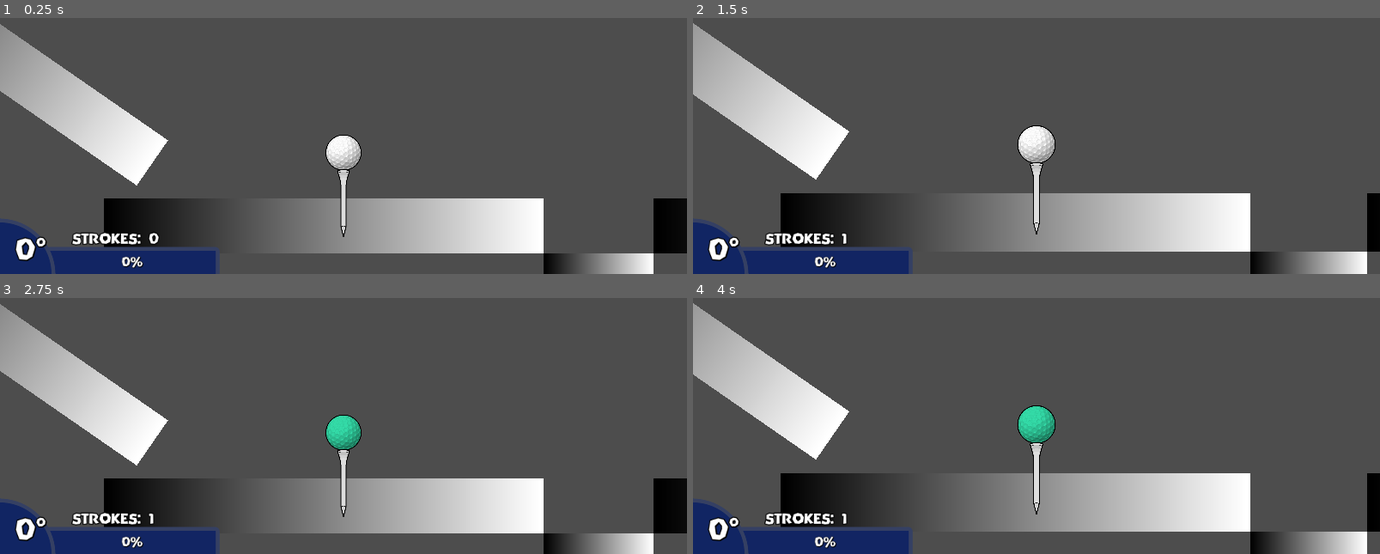
Above: before the commit, frames 1-4 (two rows, left to right).
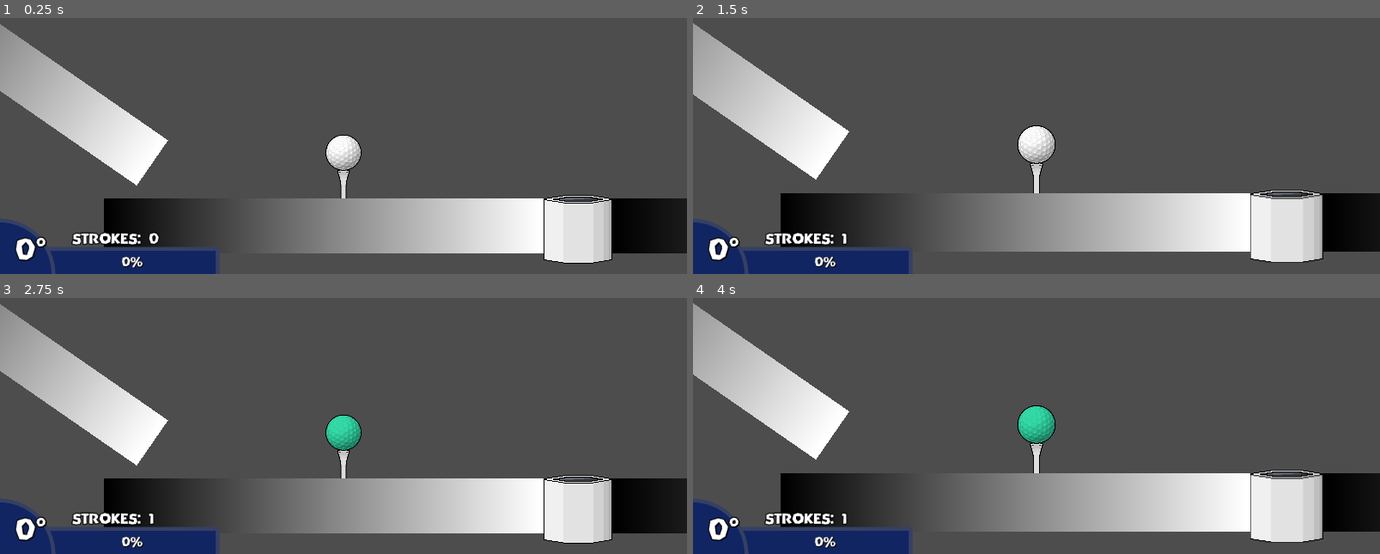
Above: after the commit, the same moments.

Repository: leafcabral/leafs-arcade
Game: Godot game, scene res://main/game_root.tscn
Two runs of this game, one before a commit and one after it. Both use one fixed random seed, a clock stepped at 60 frames per second and the inputs below.
Inputs (mouse positions are in pixels of both pictures, inside the frame that each line leads up to):
- Up to frame 1 (0.25 s): no input
- Up to frame 2 (1.5 s): tap Enter at 0.5 s; move the mouse to (1036, 153) at 0.52 s; click (1036, 153) at 0.6 s; tap R (reset_start) at 1.25 s; move the mouse to (899, 41) at 1.27 s; tap Mouse wheel up (zoom_in) at 1.35 s
- Up to frame 3 (2.75 s): move the mouse to (outside the picture) at 2.02 s; tap Mouse wheel down (zoom_out) at 2.1 s
- Up to frame 4 (4 s): tap Middle mouse button (zoom_reset) at 2.75 s; move the mouse to (1002, 400) at 2.77 s; click (1002, 400) at 2.85 s; tap F (reset_last) at 3.5 s; move the mouse to (1242, 374) at 3.52 s; tap Mouse wheel up (zoom_in) at 3.6 s

The runs differ from the first frame. In frame 1, 4.8% of the frame differs, in the area x 49-96%, y 59-100%; in frame 2, 5.3%, in the area x 49-99%, y 56-100%; in frame 3, 4.8%; in frame 4, 5.3%.

Commit message:
feat: add basic hole

Diff:
--- a/mini-golf-2d/main/game_root.tscn
+++ b/mini-golf-2d/main/game_root.tscn
@@ -5,6 +5,7 @@
 [ext_resource type="PackedScene" uid="uid://c8hokmjtpi5nl" path="res://main/hud/hud.tscn" id="4_d3btu"]
 [ext_resource type="PackedScene" uid="uid://b4q6xsrxg737y" path="res://entities/player/player.tscn" id="4_lqs6t"]
 [ext_resource type="PackedScene" uid="uid://bmyctxsd43w0" path="res://map/spawn_point.tscn" id="5_lqs6t"]
+[ext_resource type="PackedScene" uid="uid://r2nhlcvqdcrk" path="res://map/hole.tscn" id="6_ruu41"]
 
 [node name="GameRoot" type="Node" unique_id=905211831]
 script = ExtResource("1_lqs6t")
@@ -13,6 +14,10 @@
 
 [node name="HUD" parent="HUDLayer" unique_id=665113192 instance=ExtResource("4_d3btu")]
 
+[node name="Spawnpoint" parent="." unique_id=1645378099 instance=ExtResource("5_lqs6t")]
+position = Vector2(423, 512)
+tee_height = 32.5
+
 [node name="Map" type="Node2D" parent="." unique_id=433403719]
 
 [node name="Floor" parent="Map" unique_id=902436143 instance=ExtResource("1_sd42p")]
@@ -20,7 +25,7 @@
 scale = Vector2(8, 1)
 
 [node name="Floor2" parent="Map" unique_id=222526537 instance=ExtResource("1_sd42p")]
-position = Vector2(1168, 544)
+position = Vector2(1120, 544)
 scale = Vector2(12, 1)
 
 [node name="Floor3" parent="Map" unique_id=906758501 instance=ExtResource("1_sd42p")]
@@ -29,7 +34,7 @@
 scale = Vector2(10, 1)
 
 [node name="Floor4" parent="Map" unique_id=2117269610 instance=ExtResource("1_sd42p")]
-position = Vector2(720, 608)
+position = Vector2(1536, 562)
 scale = Vector2(2, 1)
 
 [node name="Floor5" parent="Map" unique_id=509261733 instance=ExtResource("1_sd42p")]
@@ -45,6 +50,5 @@
 [node name="Player" parent="." unique_id=906491507 node_paths=PackedStringArray("spawn_point") instance=ExtResource("4_lqs6t")]
 spawn_point = NodePath("../Spawnpoint")
 
-[node name="Spawnpoint" parent="." unique_id=1645378099 instance=ExtResource("5_lqs6t")]
-position = Vector2(423, 512)
-tee_height = 32.5
+[node name="Hole" parent="." unique_id=1690517943 instance=ExtResource("6_ruu41")]
+position = Vector2(696, 548)
--- /dev/null
+++ b/mini-golf-2d/map/hole.gd
@@ -0,0 +1,12 @@
+@tool
+class_name Hole
+extends Node2D
+
+
+signal ball_entered(ball: GolfBall)
+
+
+func _on_area_inside_body_entered(body: Node2D) -> void:
+	if body is GolfBall:
+		ball_entered.emit(body)
+		print("Uhuul")
--- /dev/null
+++ b/mini-golf-2d/map/hole.tscn
@@ -0,0 +1,33 @@
+[gd_scene format=3 uid="uid://r2nhlcvqdcrk"]
+
+[ext_resource type="Texture2D" uid="uid://cbphkxf7mx4k3" path="res://map/hole_inside.png" id="1_fw7of"]
+[ext_resource type="Script" uid="uid://o6k748j0a3sp" path="res://map/hole.gd" id="1_g5wkk"]
+[ext_resource type="Texture2D" uid="uid://bx3s1ryyuelec" path="res://map/hole_outside.png" id="2_g5wkk"]
+
+[sub_resource type="RectangleShape2D" id="RectangleShape2D_50ijx"]
+size = Vector2(58, 50)
+
+[node name="Hole" type="Node2D" unique_id=1690517943]
+script = ExtResource("1_g5wkk")
+
+[node name="CupInside" type="Sprite2D" parent="." unique_id=1928310191]
+z_index = -1
+texture = ExtResource("1_fw7of")
+
+[node name="CupOutside" type="Sprite2D" parent="." unique_id=13466349]
+texture = ExtResource("2_g5wkk")
+
+[node name="AreaInside" type="Area2D" parent="." unique_id=1870365]
+collision_layer = 4
+
+[node name="CollisionShape2D" type="CollisionShape2D" parent="AreaInside" unique_id=1898143162]
+position = Vector2(0, 10)
+shape = SubResource("RectangleShape2D_50ijx")
+
+[node name="BodyOutside" type="StaticBody2D" parent="." unique_id=1731408056]
+collision_layer = 2
+
+[node name="CollisionPolygon2D" type="CollisionPolygon2D" parent="BodyOutside" unique_id=329144363]
+polygon = PackedVector2Array(-40, -36, -40, 36, -16, 40, 18, 40, 40, 36, 40, -36, 29, -34, 29, 35, -29, 35, -29, -34)
+
+[connection signal="body_entered" from="AreaInside" to="." method="_on_area_inside_body_entered"]
--- a/mini-golf-2d/project.godot
+++ b/mini-golf-2d/project.godot
@@ -81,6 +81,7 @@
 
 2d_physics/layer_1="Ball"
 2d_physics/layer_2="Map"
+2d_physics/layer_3="Hole"
 
 [physics]
 
Not shown, added: mini-golf-2d/map/hole.gd.uid
Binary file added: mini-golf-2d/map/hole_inside.png
Not shown, added: mini-golf-2d/map/hole_inside.png.import
Binary file added: mini-golf-2d/map/hole_outside.png
Not shown, added: mini-golf-2d/map/hole_outside.png.import
